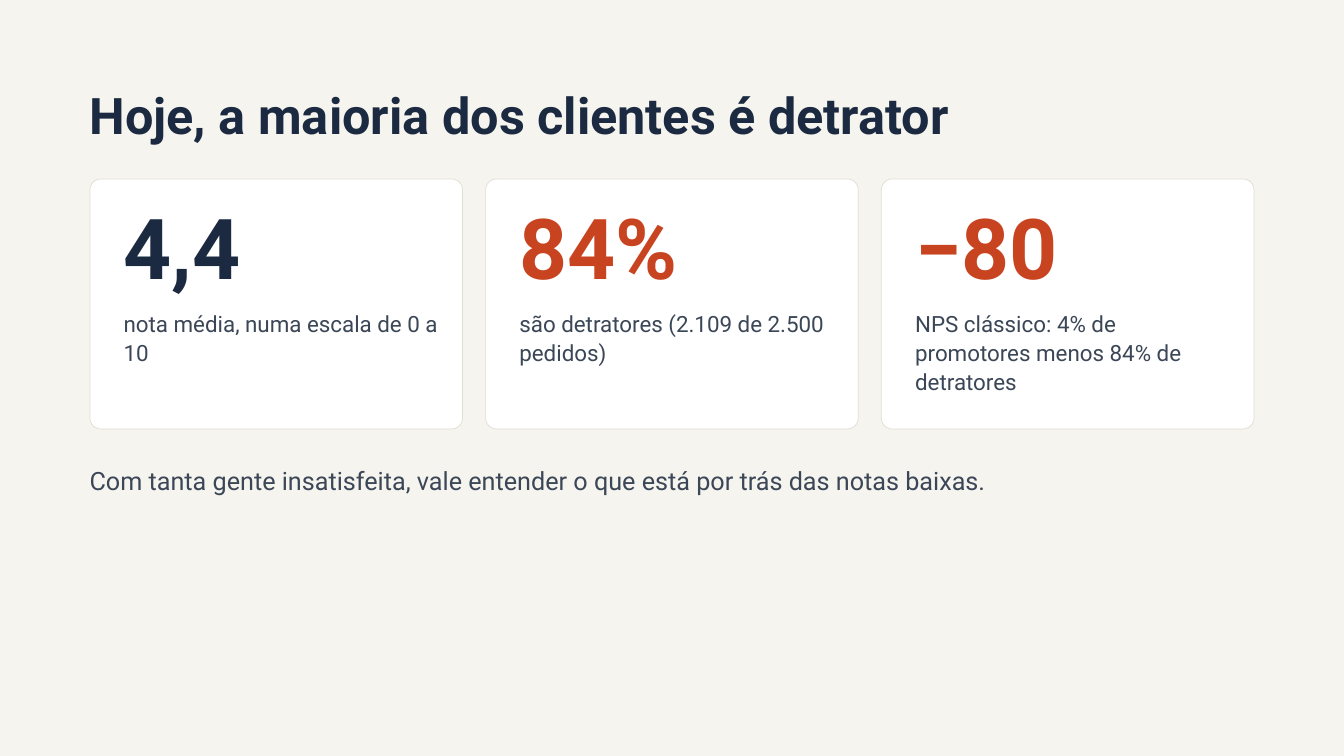
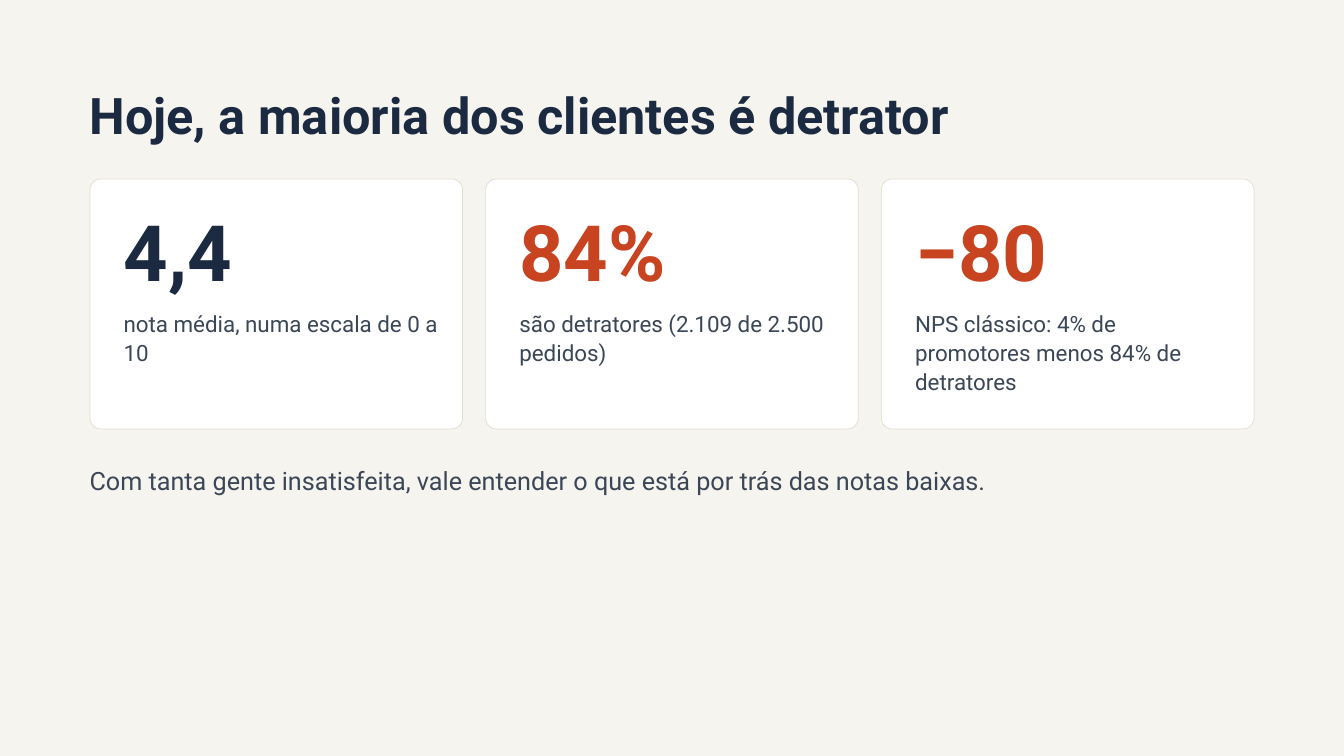
Before and after one commit to ViviNeris/Cases-fiap-IAScientist, a slide deck: slide 3 of fase-1/tech-challenge-nps/reports/NPS o que faz o cliente virar detrator.pptx. Drawn at 1344x756 pixels with LibreOffice and Linux fonts; fonts in the diff are those of the drawing. Boxes give left, top, right and bottom in pixels: in the first picture for what was removed or moved away, otherwise in the second. Text is boxed around its words. In the diff, an @@ line names an element or a change of style, - is before the commit and + after.

```diff
--- a/fase-1/tech-challenge-nps/reports/NPS o que faz o cliente virar detrator.pptx
+++ b/fase-1/tech-challenge-nps/reports/NPS o que faz o cliente virar detrator.pptx
@@ size 60 to 55.5 pt in 3 elements at [124,225,232,295], [519,225,665,282], [915,225,1047,282] @@
```
Also in this commit, not shown: 3 other slides changed, 1 slide added, 5 slides removed.
